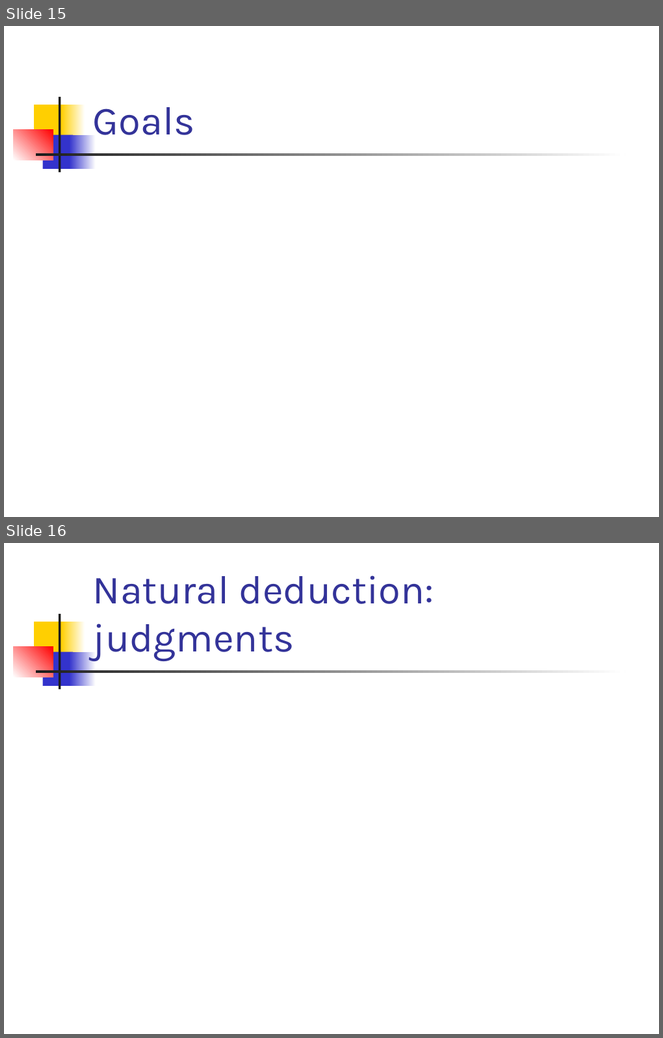
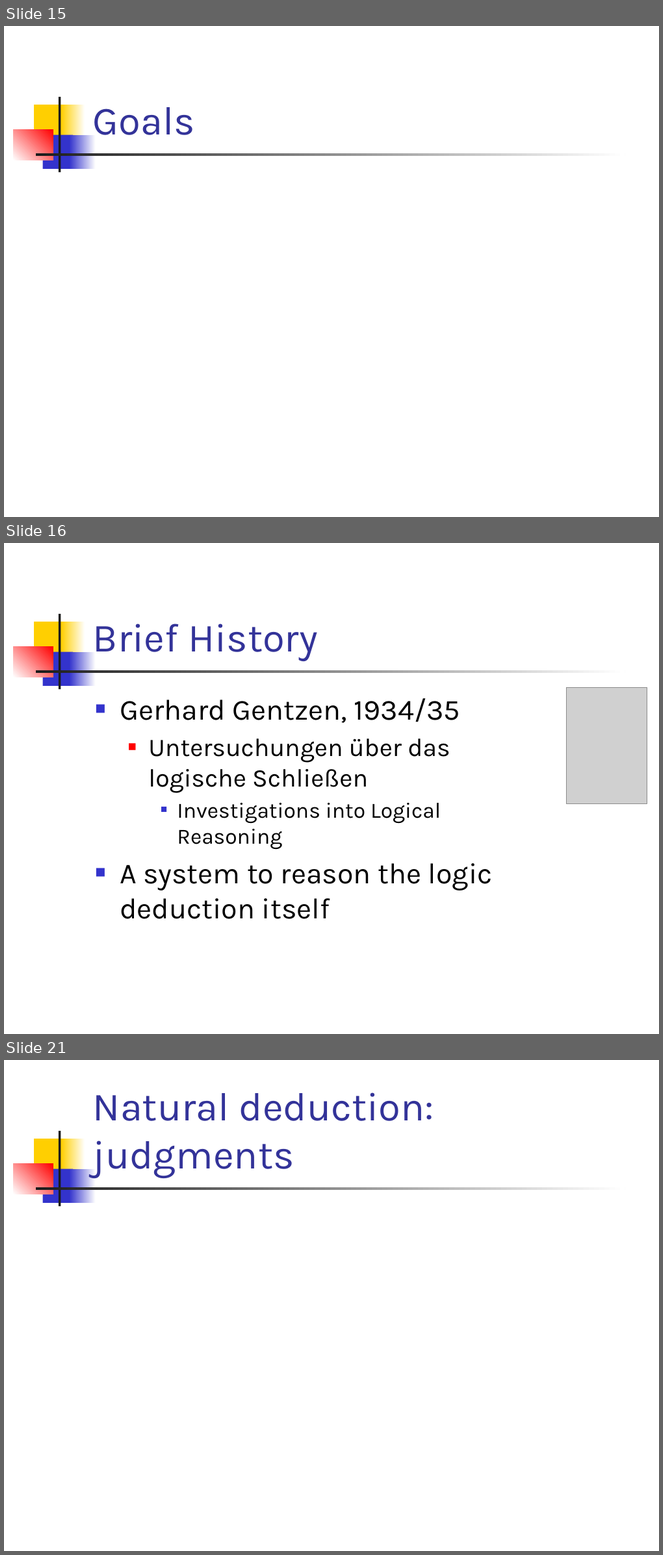
Before and after one commit to csslab-ustc/csslab-ustc.github.io, a slide deck: courses/theory/slides/lec05-proplogic.pptx. Shown one above the other, each under a label of ours: slides 15 and 16 before the commit, slides 15, 16 and 21 after it; the slides between them are not shown. The pictures are 663x1038 and 663x1555 pixels, drawn with LibreOffice and Linux fonts; fonts in the diff are those of the drawing; grey boxes stand for pictures. Boxes give left, top, right and bottom in pixels: in the first picture for what was removed or moved away, otherwise in the second. Text is boxed around its words. In the diff, an @@ line names an element or a change of style, - is before the commit and + after.

```diff
--- a/courses/theory/slides/lec05-proplogic.pptx
+++ b/courses/theory/slides/lec05-proplogic.pptx
@@ slide 16 added at box(4, 543, 659, 1034), background #FFFFFF; not listed: 7 template elements that a slide beside it also shows @@
@@ title added at box(93, 624, 317, 661), 44 pt, text #333399 @@
+Brief History
@@ text added at box(120, 698, 493, 919), 32 pt, text #000000 @@
+■ Gerhard Gentzen, 1934/35
+  ■ Untersuchungen über das logische Schließen
+    ■ Investigations into Logical Reasoning
+■ A system to reason the logic deduction itself
@@ picture added at box(566, 688, 647, 804) @@
@@ what was slide 16 is now slide 21 @@
```
Also in this commit, not shown: 1 slide changed, 4 other slides added, 3 other files.
